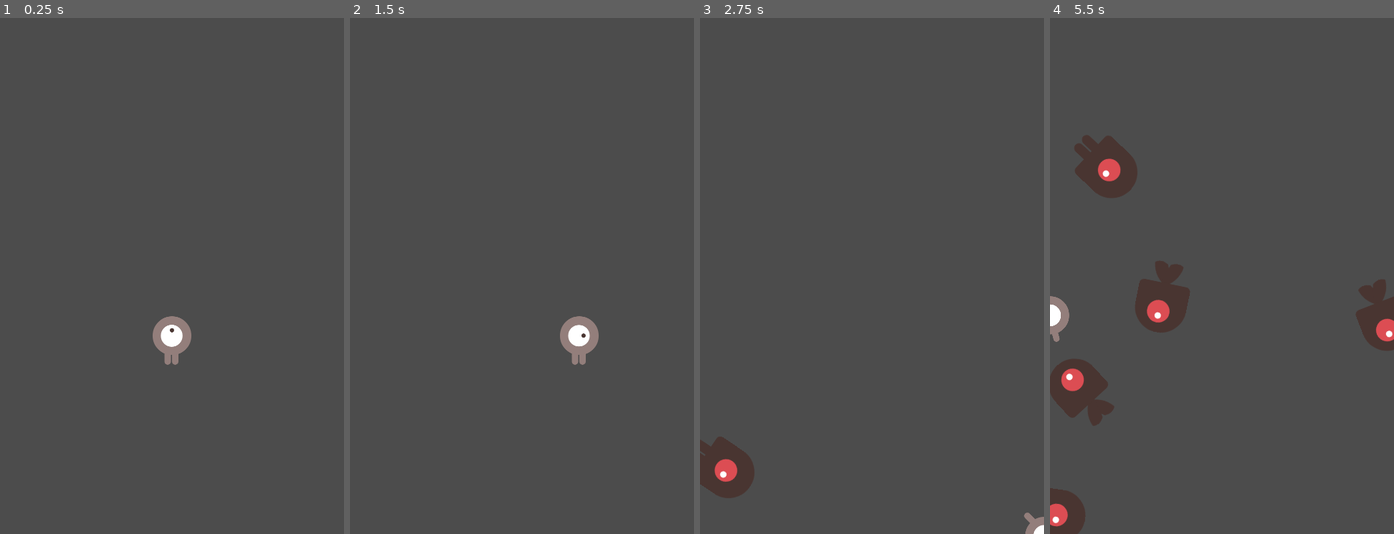
Above: before the commit, frames 1-4 (left to right).
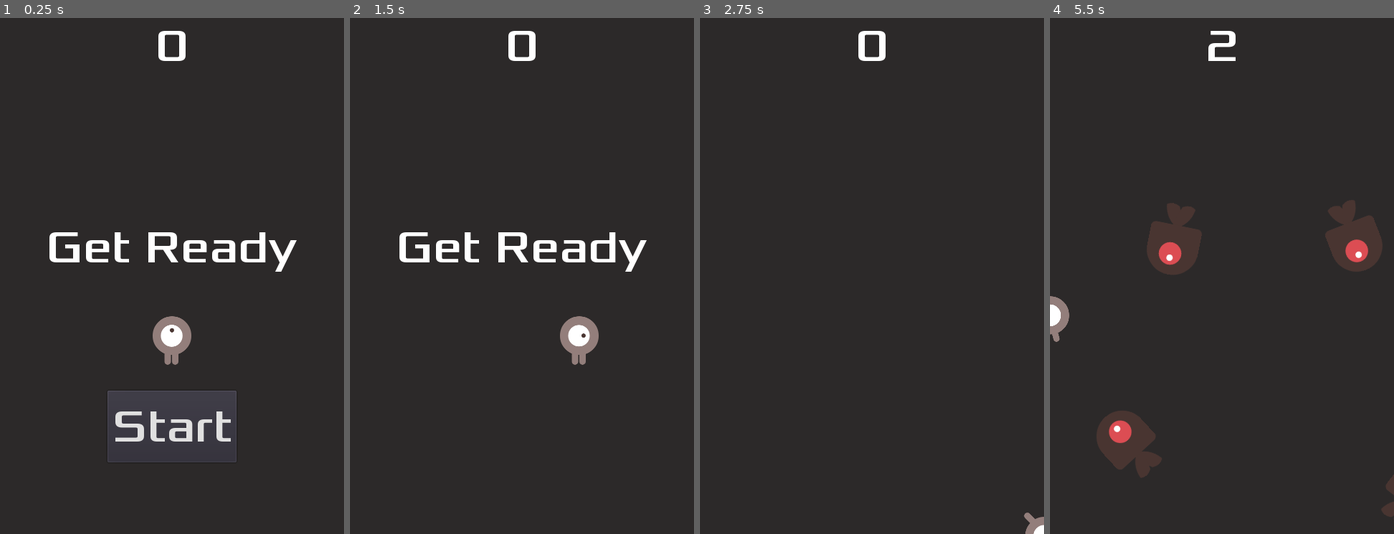
Above: after the commit, the same moments.

Repository: STYJ/Dodge-the-Creeps-enhanced-edition
Game: Godot game, scene res://main.tscn
Same seed, same stepped clock (60 frames per second), same inputs: the game is played once before the commit and once after it.
Inputs (mouse positions are in pixels of both pictures, inside the frame that each line leads up to):
- Up to frame 1 (0.25 s): no input
- Up to frame 2 (1.5 s): click (522, 425) at 0.5 s, where only the run after the commit has a clickable "Start"; tap Enter at 1.25 s; hold Right (ui_right) from 1.28 s (still down)
- Up to frame 3 (2.75 s): release Right (ui_right) at 2.03 s; hold Down (ui_down) from 2.03 s (still down)
- Up to frame 4 (5.5 s): release Down (ui_down) at 2.78 s; hold Right (ui_right) 2.78-3.53 s; hold Up (ui_up) 3.53-4.28 s; hold Left (ui_left) from 4.28 s (still down)

The runs differ from the first frame. In frame 1, 95% of the frame differs, in the area x 0-100%, y 0-100%; in frame 2, 99%; in frame 3, 100%; in frame 4, 99%.

Commit message:
updated main scene

Diff:
--- a/dodge the creeps/main.gd
+++ b/dodge the creeps/main.gd
@@ -12,11 +12,18 @@
 func game_over():
 	$ScoreTimer.stop()
 	$MobTimer.stop()
+	$HUD.show_game_over()
+	get_tree().call_group("mobs", "queue_free")
+	$Music.stop()
+	$DeathSound.play()
 
 func new_game():
 	score = 0
 	$Player.start($StartPosition.position)
 	$StartTimer.start()
+	$HUD.update_score(score)
+	$HUD.show_message("Get Ready")
+	$Music.play()
 
 
 # When the mob timer counts down to 0, spawn a mob.
@@ -41,6 +48,7 @@
 # When score timer counts down to 0, add a score.
 func _on_ScoreTimer_timeout():
 	score += 1
+	$HUD.update_score(score)
 
 # When start timer counts down to 0, start!
 func _on_StartTimer_timeout():
--- a/dodge the creeps/main.tscn
+++ b/dodge the creeps/main.tscn
@@ -1,8 +1,11 @@
-[gd_scene load_steps=5 format=2]
+[gd_scene load_steps=8 format=2]
 
 [ext_resource path="res://Player.tscn" type="PackedScene" id=1]
 [ext_resource path="res://main.gd" type="Script" id=2]
 [ext_resource path="res://mob.tscn" type="PackedScene" id=3]
+[ext_resource path="res://HUD.tscn" type="PackedScene" id=4]
+[ext_resource path="res://dodge_assets/art/gameover.wav" type="AudioStream" id=5]
+[ext_resource path="res://dodge_assets/art/House In a Forest Loop.ogg" type="AudioStream" id=6]
 
 [sub_resource type="Curve2D" id=1]
 _data = {
@@ -12,6 +15,14 @@
 [node name="Main" type="Node"]
 script = ExtResource( 2 )
 Mob = ExtResource( 3 )
+
+[node name="ColorRect" type="ColorRect" parent="."]
+anchor_right = 1.0
+anchor_bottom = 1.0
+color = Color( 0.176471, 0.164706, 0.164706, 1 )
+__meta__ = {
+"_edit_use_anchors_": false
+}
 
 [node name="Player" parent="." instance=ExtResource( 1 )]
 
@@ -33,7 +44,16 @@
 [node name="MobSpawnLocation" type="PathFollow2D" parent="MobPath"]
 position = Vector2( 0.969513, -0.717632 )
 rotation = 0.155838
+
+[node name="HUD" parent="." instance=ExtResource( 4 )]
+
+[node name="Music" type="AudioStreamPlayer" parent="."]
+stream = ExtResource( 6 )
+
+[node name="DeathSound" type="AudioStreamPlayer" parent="."]
+stream = ExtResource( 5 )
 [connection signal="hit" from="Player" to="." method="game_over"]
 [connection signal="timeout" from="MobTimer" to="." method="_on_MobTimer_timeout"]
 [connection signal="timeout" from="ScoreTimer" to="." method="_on_ScoreTimer_timeout"]
 [connection signal="timeout" from="StartTimer" to="." method="_on_StartTimer_timeout"]
+[connection signal="start_game" from="HUD" to="." method="new_game"]
